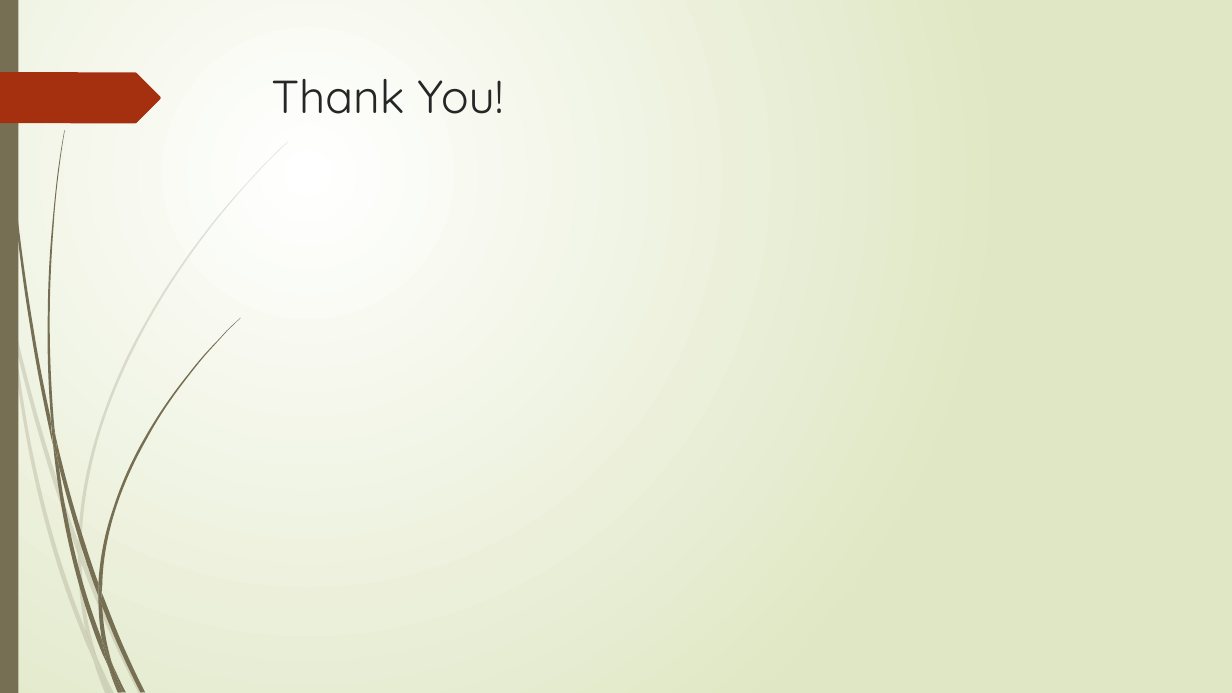
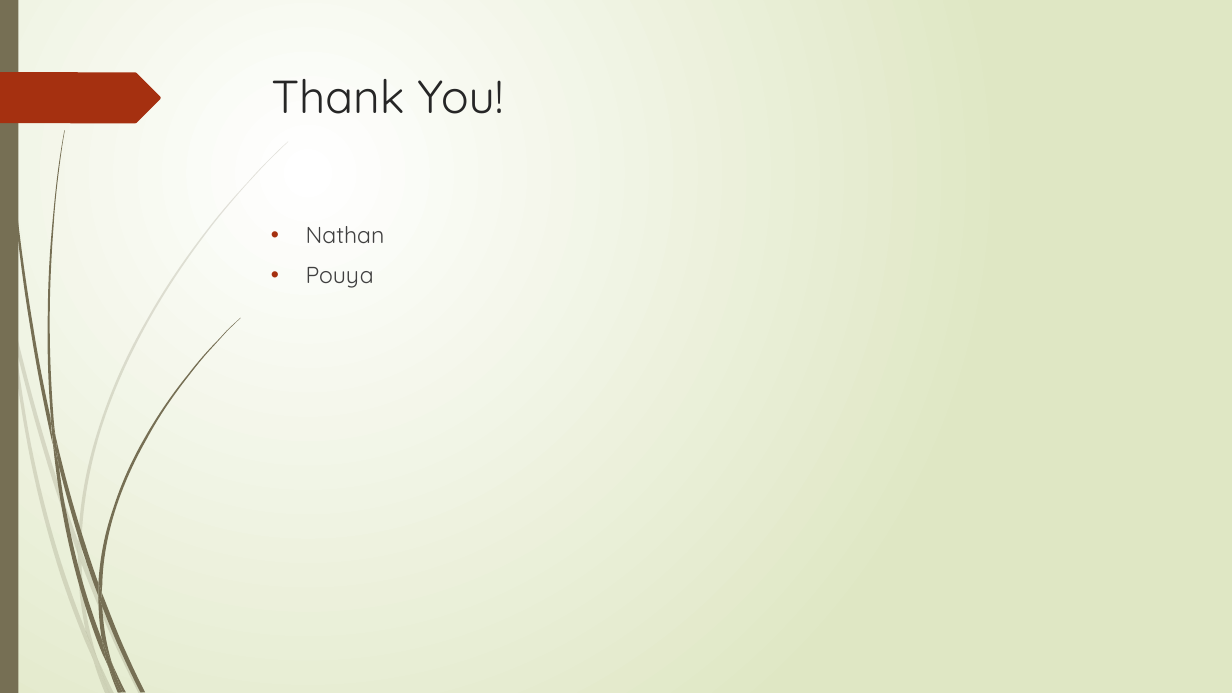
Before and after one commit to nhcha6/MersProject, a slide deck: slide 20 of MersProject/LabMeetingPresentation.pptx. Drawn at 1232x693 pixels with LibreOffice and Linux fonts; fonts in the diff are those of the drawing. Boxes give left, top, right and bottom in pixels: in the first picture for what was removed or moved away, otherwise in the second. Text is boxed around its words. In the diff, an @@ line names an element or a change of style, - is before the commit and + after.

```diff
--- a/MersProject/LabMeetingPresentation.pptx
+++ b/MersProject/LabMeetingPresentation.pptx
@@ text added at (306,226,385,288), 18 pt, text #404040 @@
+• Nathan
+• Pouya
```
Also in this commit, not shown: 4 other slides changed.
